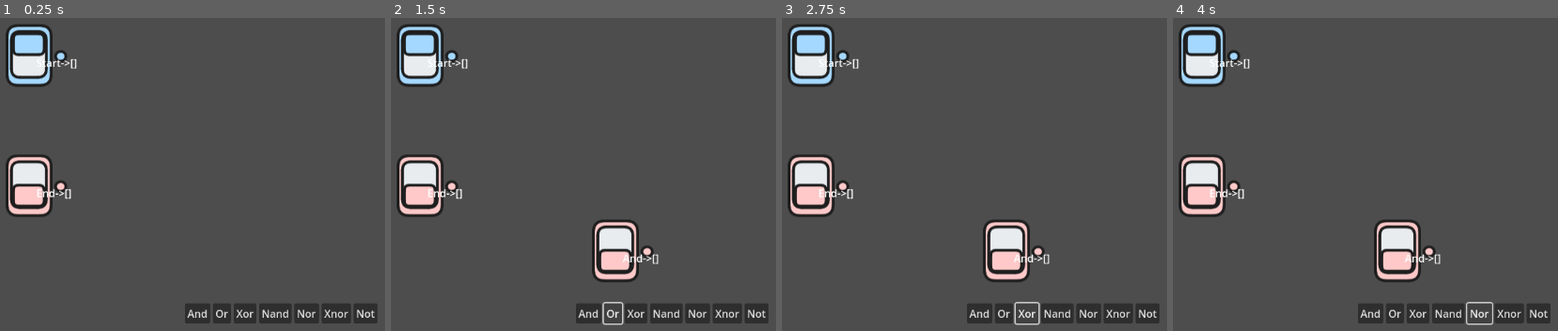
Above: before the commit, frames 1-4 (left to right).
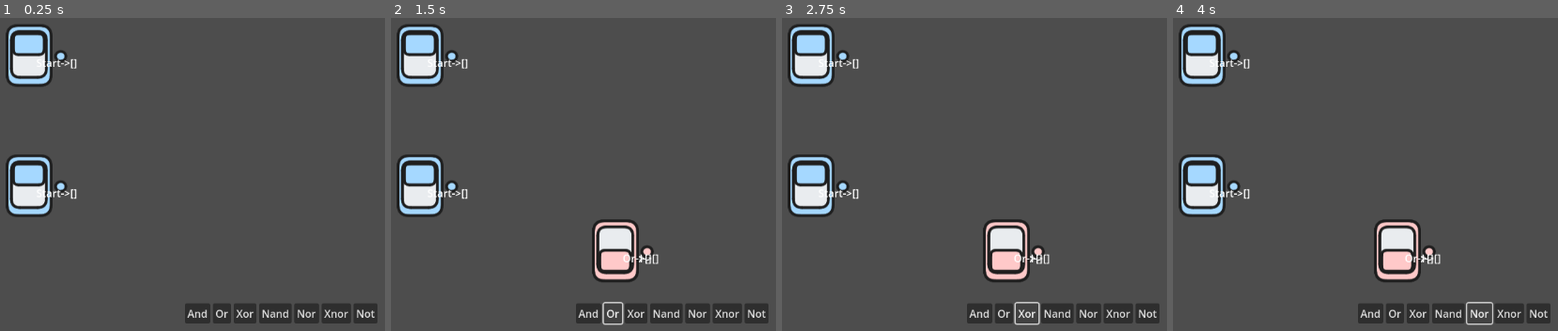
Above: after the commit, the same moments.

Repository: sininen-blue/logic-gate-tesseract
Game: Godot game, scene res://simulation/simulation.tscn
The game is run twice, just before and just after one commit, with the same random seed, the same clock (stepped at 60 frames per second) and the same inputs.
Inputs:
- Up to frame 1 (0.25 s): no input
- Up to frame 2 (1.5 s): click "And" at 0.5 s; click "Or" at 1.25 s
- Up to frame 3 (2.75 s): click "Xor" at 2 s
- Up to frame 4 (4 s): click "Nand" at 2.75 s; click "Nor" at 3.5 s

The runs differ from the first frame. In frame 1, 1.8% of the frame differs, in the area x 2-20%, y 44-63%; in frame 2, 1.9%, in the area x 2-68%, y 44-79%; in frame 3, 1.9%; in frame 4, 1.9%.

Commit message:
start of simulation system

Diff:
--- a/simulation/simulation-manager.gd
+++ b/simulation/simulation-manager.gd
@@ -42,8 +42,8 @@
 	add_child(gate_scene)
 
 	gate_scene = GATE_SCENE.instantiate()
-	gate_scene.gate_type = "End"
-	gate_scene.value = false
+	gate_scene.gate_type = "Start"
+	gate_scene.value = true
 	gate_scene.global_position = Vector2(200, 400) # NOTE: temp start location
 
 	new_gate = Gate.new()
@@ -56,8 +56,14 @@
 
 ## Gate Creation
 func _on_and_pressed() -> void:
+	create_gate("And")
+
+func _on_or_pressed() -> void:
+	create_gate("Or")
+
+func create_gate(type : String):
 	var gate_scene : GateNode = GATE_SCENE.instantiate()
-	gate_scene.gate_type = "And"
+	gate_scene.gate_type = type
 	gate_scene.global_position = Vector2(500, 500) # NOTE: temp start location
 
 	var new_gate : Gate = Gate.new()
@@ -66,6 +72,7 @@
 
 	gates.append(new_gate)
 	add_child(gate_scene)
+
 
 
 ## Gate Moving Signals
@@ -223,9 +230,25 @@
 
 ## Processes
 func _process(_delta: float) -> void:
+	# NOTE: this label is for testing
 	for gate in gates:
 		gate.node.testing_label.text = str(gate.type, "->", gate.connections)
-		pass
+
+		## TODO: Testing purposes, put this somewhere else at some point
+		match gate.type:
+			"And":
+				if len(gate.connections) == 2:
+					gate.node.value = gate.connections[0].value and gate.connections[1].value
+				else:
+					gate.node.value = false
+			"Or":
+				if len(gate.connections) == 2:
+					gate.node.value = gate.connections[0].value or gate.connections[1].value
+				else:
+					gate.node.value = false
+
+	for connection in connections:
+		connection.value = connection.start.node.value
 
 	mouse_area.global_position = get_global_mouse_position()
 
--- a/simulation/simulation.tscn
+++ b/simulation/simulation.tscn
@@ -70,3 +70,4 @@
 text = "Not"
 
 [connection signal="pressed" from="CanvasLayer/UI/FlowContainer/and" to="." method="_on_and_pressed"]
+[connection signal="pressed" from="CanvasLayer/UI/FlowContainer/or" to="." method="_on_or_pressed"]
